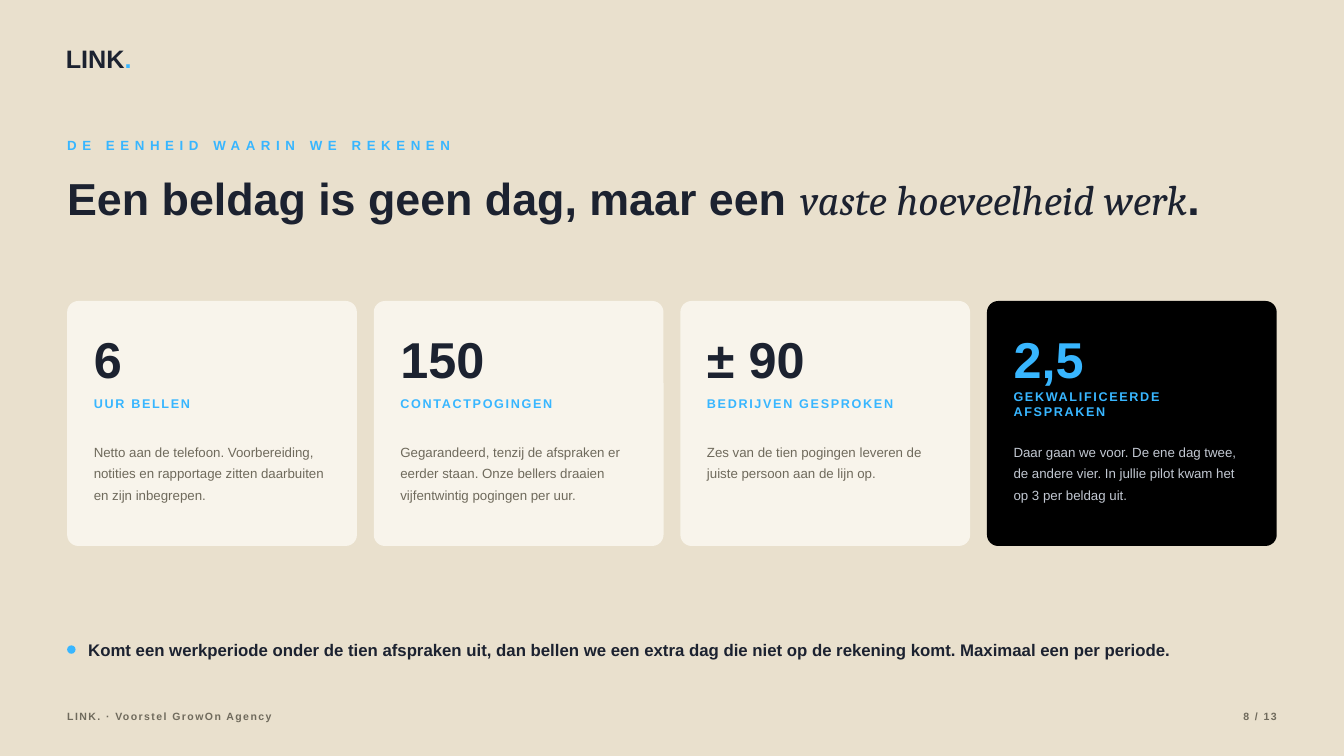
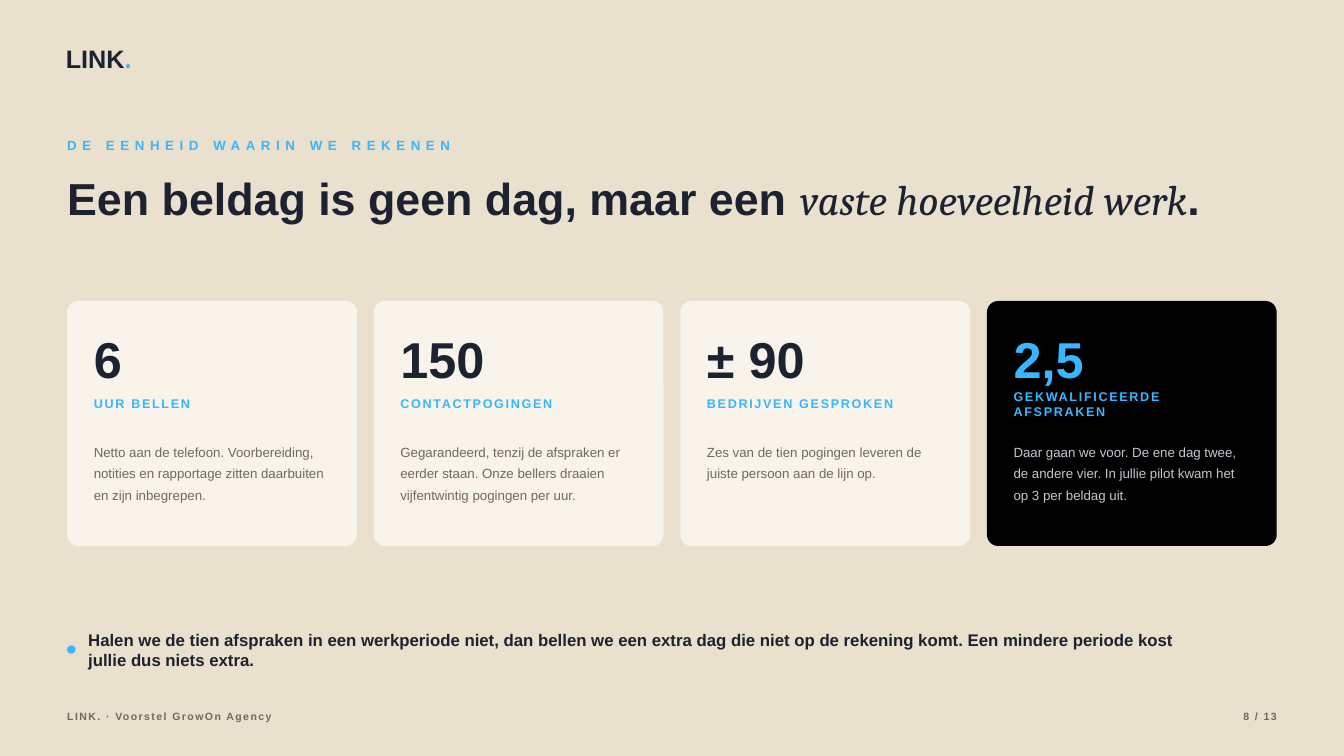
Before and after one commit to hens-lang/Test, a slide deck: slide 8 of output/LINK. voorstel GrowOn Agency.pptx. Drawn at 1344x756 pixels with LibreOffice and Linux fonts; fonts in the diff are those of the drawing. Boxes give left, top, right and bottom in pixels: in the first picture for what was removed or moved away, otherwise in the second. Text is boxed around its words. In the diff, an @@ line names an element or a change of style, - is before the commit and + after.

```diff
--- a/output/LINK. voorstel GrowOn Agency.pptx
+++ b/output/LINK. voorstel GrowOn Agency.pptx
@@ text at (x1=88, y1=634, x2=1172, y2=670): text changed @@
-Komt een werkperiode onder de tien afspraken uit, dan bellen we een extra dag die niet op de rekening komt. Maximaal een per periode.
+Halen we de tien afspraken in een werkperiode niet, dan bellen we een extra dag die niet op de rekening komt. Een mindere periode kost jullie dus niets extra.
```
Also in this commit, not shown: 4 other slides changed, 8 other files.
